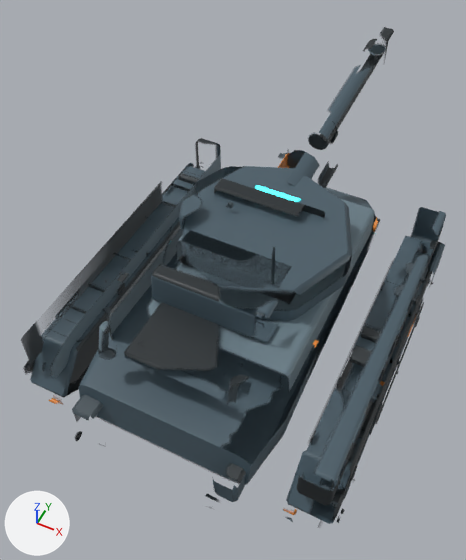
A saved change to the FBX model unity/RogueCommandAssetAuthoring/Assets/RogueCommandExpansionSample/Models/ColossusSiegePlatform_Atlas.fbx.
One viewpoint serves both versions: a 50 mm lens placed at (1.4, -3.14, 4.57), pointed at (-0.2, 0.05, 0.58). Every picture has the same lights, and +X, +Y and +Z are marked at lower left. The older version comes first. Vertices at exactly the same position are counted once.

Script lines for the objects in view, before the commit:
```python
me_colossussiegeplatform_unifiedmesh_data_001 = bpy.data.meshes.new('ColossusSiegePlatform_UnifiedMesh_Data.001')
me_colossussiegeplatform_unifiedmesh_data_001.from_pydata(...)  # 6302 vertices, 6389 faces; spans x -1.29..1.29, y -1.7..3.04, z 0.06..1.92
me_colossussiegeplatform_unifiedmesh_data_001.materials.append(mat_colossussiegeplatform_material_atlas)
ob_colossussiegeplatform_unifiedmesh = bpy.data.objects.new('ColossusSiegePlatform_UnifiedMesh', me_colossussiegeplatform_unifiedmesh_data_001)
ob_colossussiegeplatform_unifiedmesh.location = (0.0, 0.0, 0.0)
```
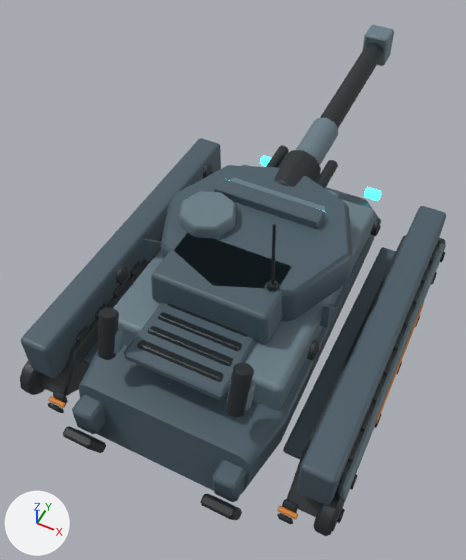
The edits, one by one:
me_colossussiegeplatform_unifiedmesh_data_001 is used by ob_colossussiegeplatform_unifiedmesh; location (0.0, 0.0, 0.0).
me_colossussiegeplatform_unifiedmesh_data_001 had 6302 vertices, 6389 faces and spanned x -1.29..1.29, y -1.7..3.04, z 0.06..1.92.
me_colossussiegeplatform_unifiedmesh_data_001 now has 6446 vertices, 6539 faces and spans x -1.29..1.29, y -1.7..3.04, z 0.06..1.92.
me_colossussiegeplatform_unifiedmesh_data_001 part 1: a new loose piece of 24 vertices spanning x 0.76..1.09, y -1.1..1.1, z 0.41..0.47, in mat_colossussiegeplatform_material_atlas.
Part 2, on me_colossussiegeplatform_unifiedmesh_data_001:
6 vertices are added at (-0.75, -0.38, 0.98), (-0.75, -0.16, 0.98), (-0.75, -0.38, 1.2), (0.7, -0.38, 0.98), (0.7, -0.16, 0.98), (0.7, -0.38, 1.2).
6 new vertices lie (0.05, 0.0, 0.0) away from vertices in x -0.75..0.7, y -0.38..-0.16, z 0.98..1.2.
10 new faces join them.
me_colossussiegeplatform_unifiedmesh_data_001 part 3: 6352 kept faces spanning x -1.29..1.29, y -1.7..3.04, z 0.06..1.92 get new texture (UV) coordinates.
Other edits to the shape of me_colossussiegeplatform_unifiedmesh_data_001 do not show in these pictures.

Changed parts and their boxes [x1, y1, x2, y2] in the pictures (466 x 560 px):
'ColossusSiegePlatform_UnifiedMesh', reshaped: before [21, 27, 446, 527]; after [20, 25, 446, 536]
part 1 of me_colossussiegeplatform_unifiedmesh_data_001, added: after [283, 247, 396, 459]
part 2 of me_colossussiegeplatform_unifiedmesh_data_001, added: after [141, 238, 337, 328]
part 3 of me_colossussiegeplatform_unifiedmesh_data_001, surface changed: before [21, 27, 445, 527]; after [20, 25, 446, 536]
